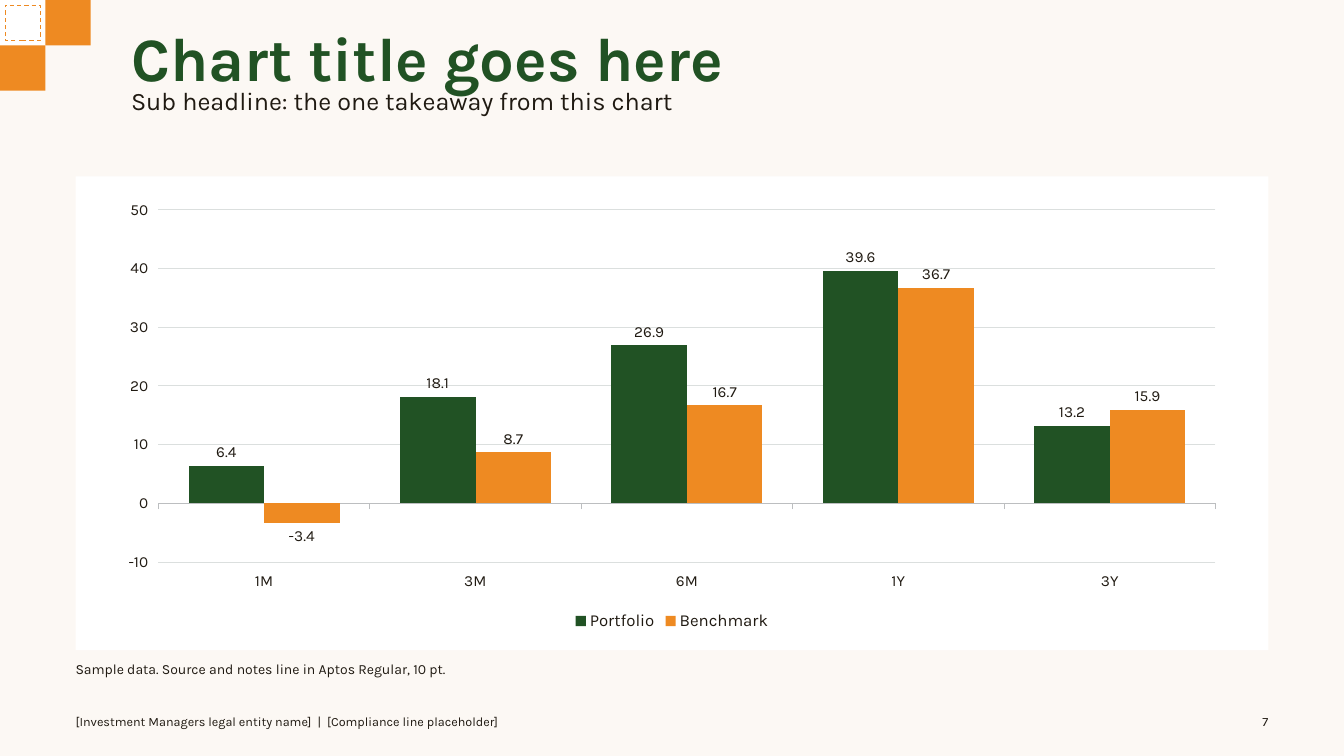
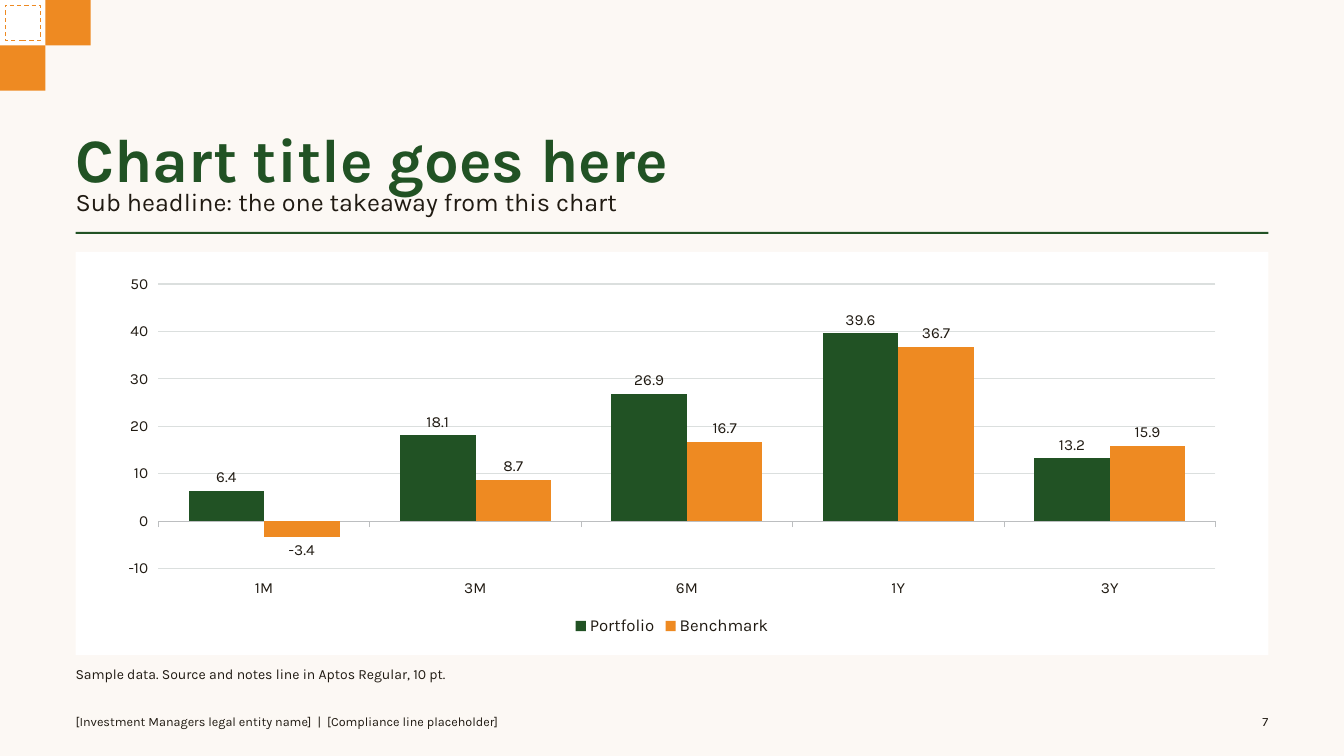
Before and after one commit to soumyakarwa/emkay-ppt-templates, a slide deck: slide 7 of Emkay_Investment_Managers_Template.pptx. Drawn at 1344x756 pixels with LibreOffice and Linux fonts; fonts in the diff are those of the drawing. Boxes give left, top, right and bottom in pixels: in the first picture for what was removed or moved away, otherwise in the second. Text is boxed around its words. In the diff, an @@ line names an element or a change of style, - is before the commit and + after.

```diff
--- a/Emkay_Investment_Managers_Template.pptx
+++ b/Emkay_Investment_Managers_Template.pptx
@@ text "Chart title goes here": place and size @@
-text "Chart title goes here" at box(131, 37, 724, 96)
+text "Chart title goes here" at box(76, 138, 668, 197)
@@ text "Sub headline: the one takeaway ...": place and size @@
-text "Sub headline: the one takeaway ..." at box(131, 88, 673, 116)
+text "Sub headline: the one takeaway ..." at box(76, 189, 617, 217)
@@ rectangle added at box(76, 232, 1268, 234), fill #215224 @@
@@ rectangle: place and size @@
-rectangle at box(76, 176, 1268, 650)
+rectangle at box(76, 252, 1268, 655)
@@ column chart: place and size @@
-column chart at box(106, 192, 1238, 635)
+column chart at box(106, 267, 1238, 640)
@@ text "Sample data. Source and notes ...": place and size @@
-text "Sample data. Source and notes ..." at box(76, 664, 445, 678)
+text "Sample data. Source and notes ..." at box(76, 669, 445, 683)
```
Also in this commit, not shown: 4 other slides changed, 2 other files.
